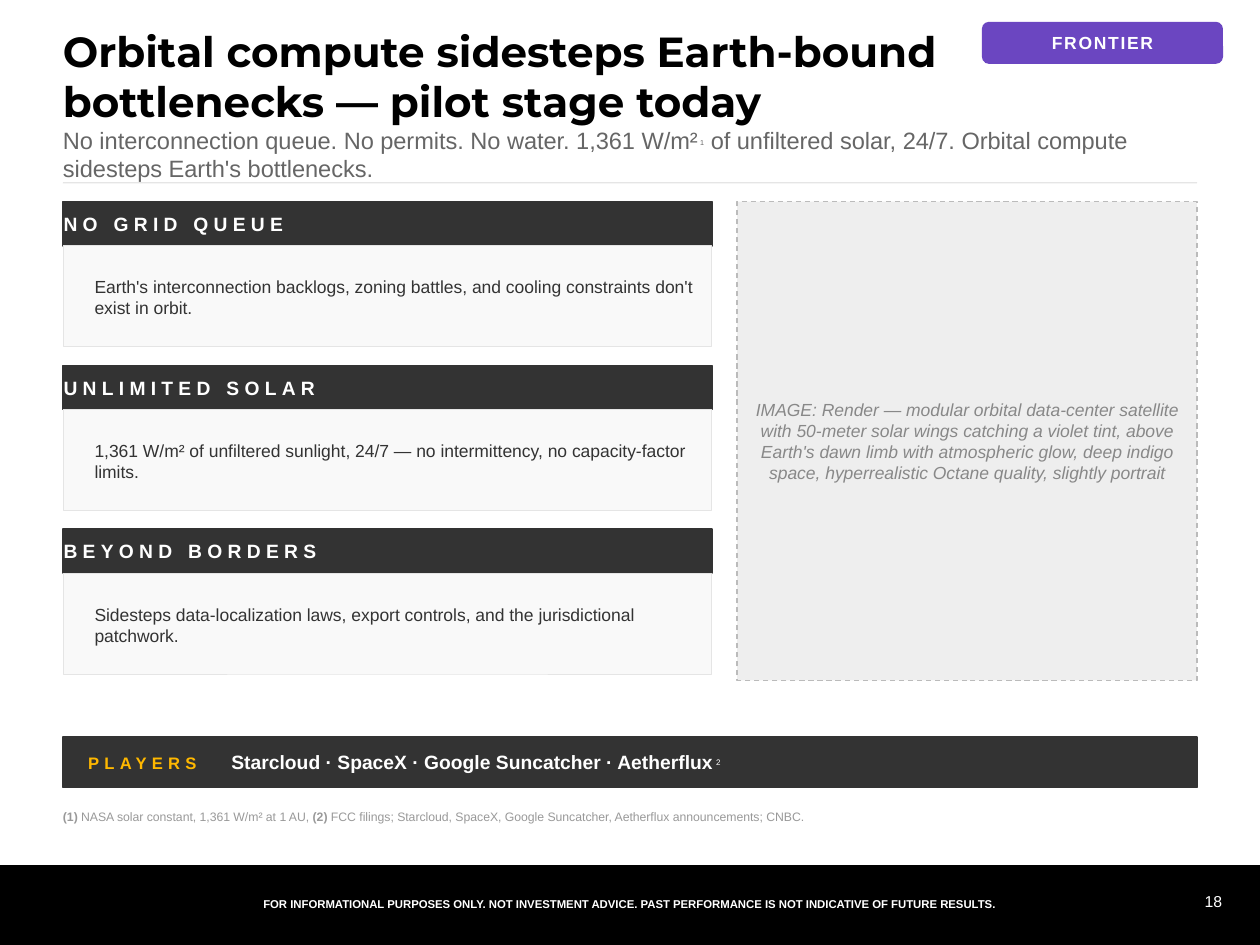
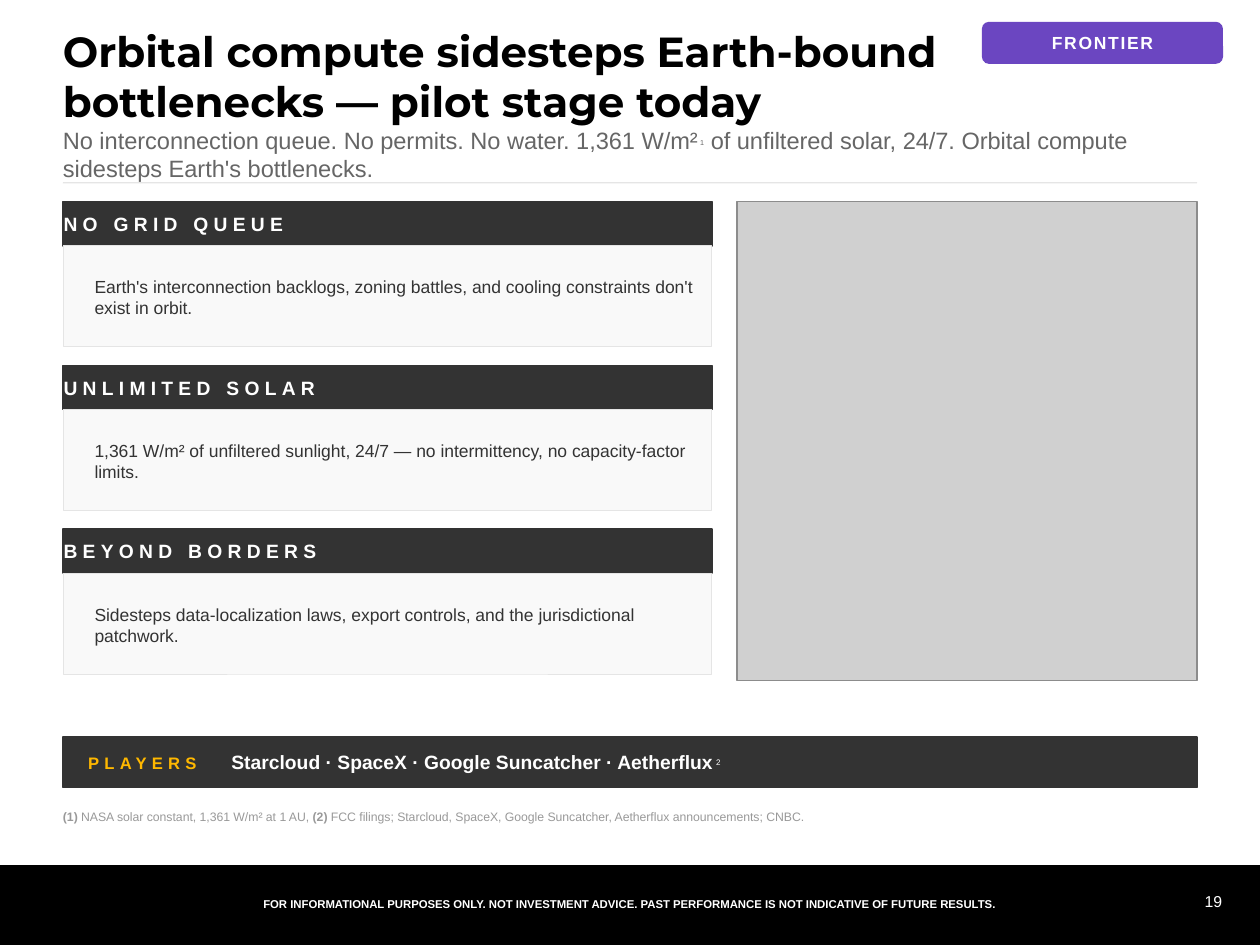
Before and after one commit to samuelcmcclellan-cell/ai-markets-deck, a slide deck: slide 19 of ai-markets-deck.pptx (slide 18 before the commit). Drawn at 1260x945 pixels with LibreOffice and Linux fonts; fonts in the diff are those of the drawing; grey boxes stand for pictures. Boxes give left, top, right and bottom in pixels: in the first picture for what was removed or moved away, otherwise in the second. Text is boxed around its words. In the diff, an @@ line names an element or a change of style, - is before the commit and + after.

```diff
--- a/ai-markets-deck.pptx
+++ b/ai-markets-deck.pptx
@@ rectangle removed at (737,202,1197,680) @@
@@ picture added at (737,202,1197,680) @@
@@ text removed at (756,403,1178,483) @@
-IMAGE: Render — modular orbital data-center satellite with 50-meter solar wings catching a violet tint, above Earth's dawn limb with atmospheric glow, deep indigo space, hyperrealistic Octane quality, slightly portrait
@@ text at (1205,896,1223,907): text changed @@
-18
+19
```
Also in this commit, not shown: 19 other slides changed, 2 slides added, 1 slide removed, 42 other files.
